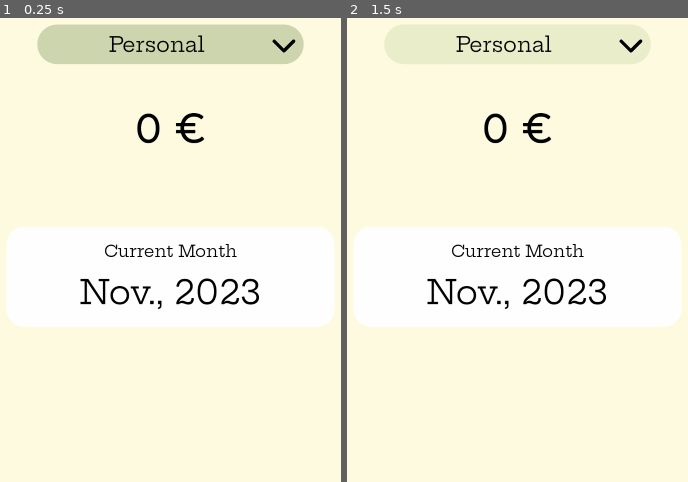
Above: before the commit, frames 1-2 (left to right).
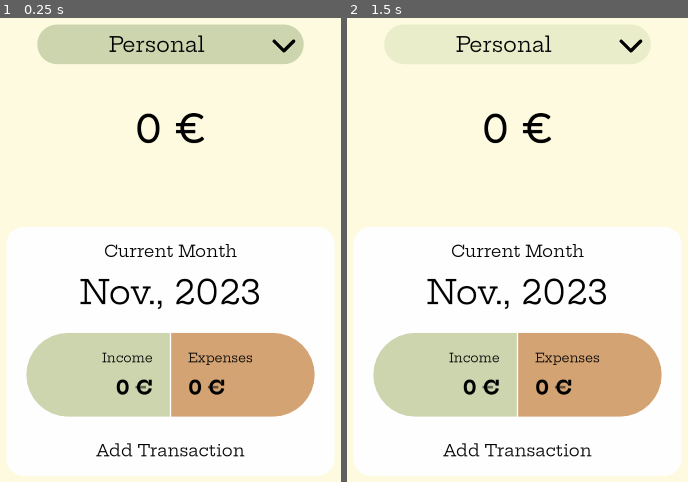
Above: after the commit, the same moments.

Repository: passiflora-brumaria/minotaur-money
Game: Godot game, scene res://ui/base_ui/base_ui.tscn
Same seed, same stepped clock (60 frames per second), same inputs: the game is played once before the commit and once after it.
Inputs:
- Up to frame 1 (0.25 s): no input
- Up to frame 2 (1.5 s): click "Personal" at 0.5 s; click "Personal" at 1.25 s

The runs differ from the first frame. In frame 1, 30% of the frame differs, in the area x 2-98%, y 64-99%; in frame 2, 30%.
Error after the commit: Parse Error: Could not find type "FontAwesome" in the current scope. (res://ui/components/category_display/category_display.gd:28)

Commit message:
Categorty Displays Added to Home Page.

Diff:
--- a/i18n/i18n.csv
+++ b/i18n/i18n.csv
@@ -1,4 +1,5 @@
 keys,en,es,ca
+APP_NAME,Moneytaur,Huchatauro,Dinertaure
 DATADEFAULTS_CATEGORY_GROCERIES,Groceries,Compras de Casa,Compres de Casa
 DATADEFAULTS_CATEGORY_TRANSPORTATION,Transportation,Transporte,Transport
 DATADEFAULTS_CATEGORY_CHARITY,Charity,Donaciones,Donacions
@@ -20,3 +21,6 @@
 MONTH_11,November,Noviembre,Novembre
 MONTH_12,December,Diciembre,Desembre
 CURRENT_MONTH_TITLE,Current Month,Mes Actual,Mes Actual
+MONTH_INCOME,Income,Ganancias,Guanys
+MONTH_EXPENSES,Expenses,Gastos,Despeses
+ADD_TRANSACTION_TITLE,Add Transaction,Añadir Transacción,Afegir Transacció
--- a/project.godot
+++ b/project.godot
@@ -13,6 +13,10 @@
 config/name="Minotaur Money"
 run/main_scene="uid://blvi2pwe0a4i7"
 config/features=PackedStringArray("4.5", "GL Compatibility")
+boot_splash/bg_color=Color(0.99607843, 0.98039216, 0.8784314, 1)
+boot_splash/fullsize=false
+boot_splash/use_filter=false
+boot_splash/image="uid://jh27yx00dykr"
 config/icon="uid://jh27yx00dykr"
 
 [autoload]
--- a/system/account.gd
+++ b/system/account.gd
@@ -13,11 +13,23 @@
 ## Transaction categories which represent negative increments in money.
 @export var expense_categories: Array[TransactionCategory] = []
 
+## Gets the value of the income for this account between two dates, inclusive. Leave a limit date as null as to not limit the query on that end.
+func get_income (query_beginning: Date, query_ending: Date) -> Decimal:
+	var sum: Decimal = Decimal.construct(0,[],false)
+	for ic in income_categories:
+		sum = Decimal.add([sum,ic.get_value(query_beginning,query_ending)])
+	return sum
+
+## Gets the value of the accumulated expenses for this account between two dates, inclusive. Leave a limit date as null as to not limit the query on that end.
+func get_expense (query_beginning: Date, query_ending: Date) -> Decimal:
+	var sum: Decimal = Decimal.construct(0,[],false)
+	for ec in expense_categories:
+		sum = Decimal.add([sum,ec.get_value(query_beginning,query_ending)])
+	return sum
+
 ## Returns the balance of this account.
 func get_balance (as_of: Date) -> Decimal:
-	var query = as_of.duplicate_deep(DEEP_DUPLICATE_ALL)
-	if query == null:
-		query = Date.now()
+	var query = as_of.duplicate_deep(DEEP_DUPLICATE_ALL) if (as_of != null) else Date.now()
 	var sum: Decimal = starting_balance.copy()
 	for ic in income_categories:
 		for t in ic.transactions:
--- a/system/date.gd
+++ b/system/date.gd
@@ -52,6 +52,65 @@
 func to_iso_string () -> String:
 	return str(year).pad_zeros(4) + "-" + str(month).pad_zeros(2) + "-" + str(day).pad_zeros(2)
 
+## Gets the last day of a given month.
+static func get_last_day_of_month (query_year: int, query_month: int) -> int:
+	if [1,3,5,7,8,10,12].find(query_month) >= 0:
+		return 31
+	elif [4,6,9,11].find(query_month) >= 0:
+		return 30
+	elif (query_year % 4) == 0:
+		return 29
+	else:
+		return 28
+
+## Adds one day to this day.
+func add_day () -> void:
+	day += 1
+	if day > get_last_day_of_month(year,month):
+		day = 1
+		month += 1
+		if month > 12:
+			month = 1
+			year += 1
+
+## Sets this date back by one day.
+func remove_day () -> void:
+	day -= 1
+	if day <= 0:
+		month -= 1
+		if month <= 0:
+			year -= 1
+			month = 12
+		day = get_last_day_of_month(year,month)
+
+## Adds a positive number of days to this date. The number can be negative.
+func add_days (n_days: int) -> void:
+	if n_days > 0:
+		for i in range(abs(n_days)):
+			add_day()
+	else:
+		for i in range(abs(n_days)):
+			remove_day()
+
+## Adds a month to the current date.
+func add_month () -> void:
+	month += 1
+	if day > get_last_day_of_month(year,month):
+		day = get_last_day_of_month(year,month)
+
+## Adds a number of months to this date. The number van be negative.
+func add_months (n_months: int) -> void:
+	month += n_months
+	if month > 12:
+		year += (month - 1) / 12
+		month = ((month - 1) % 12) + 1
+	else:
+		while month < 1:
+			year -= 1
+			month += 12
+	if day > get_last_day_of_month(year,month):
+		day = get_last_day_of_month(year,month)
+
 ## Gets whether this date is prior to another.
 func is_prior_to (other: Date, or_equal: bool = false) -> bool:
 	if year == other.year:
@@ -68,3 +127,7 @@
 ## Gets whether this is the same date as another.
 func equals (other: Date) -> bool:
 	return (year == other.year) && (month == other.month) && (day == other.day)
+
+## Gets a copy of this date.
+func copy () -> Date:
+	return duplicate_deep(DEEP_DUPLICATE_ALL)
--- a/system/reocurring_transaction.gd
+++ b/system/reocurring_transaction.gd
@@ -18,3 +18,25 @@
 
 ## Date of ending of the reocurrence. Null if it's to go forever.
 @export var ending: Date
+
+## First ocurrence of this transaction which hasn't been instantiated in the timeline yet.
+@export var next_application: Date
+
+func _move_application () -> void:
+	match timescale:
+		Timeframe.WEEK:
+			next_application.add_days(7)
+		Timeframe.MONTH:
+			next_application.add_month()
+		Timeframe.YEAR:
+			next_application.add_months(12)
+
+## Creates the next apprearences up to a certain date of this transaction. This will move the needle of application of this reocurrence (see [ReocurringCategory.next_application]).
+func create_appearences (up_to: Date) -> Array[Transaction]:
+	var appearences: Array[Transaction] = []
+	while next_application.is_prior_to(up_to,true):
+		var instance: Transaction = blueprint.copy()
+		instance.date = next_application
+		appearences.push_back(instance)
+		_move_application()
+	return appearences
--- a/system/transaction.gd
+++ b/system/transaction.gd
@@ -9,3 +9,7 @@
 
 ## Date at which the transaction occurred.
 @export var date: Date
+
+## Gets a copy of this transaction.
+func copy () -> Transaction:
+	return duplicate_deep(Resource.DEEP_DUPLICATE_ALL)
--- a/system/transaction_category.gd
+++ b/system/transaction_category.gd
@@ -23,6 +23,15 @@
 	else:
 		return Error.FAILED
 
+## Gets the value accrued on this category between two points in time, inclusive. Leave a query limit null to not limit the checked timespan in its end.
+func get_value (query_beginning: Date, query_ending: Date) -> Decimal:
+	var sum: Decimal = Decimal.construct(0,[],false)
+	for t in transactions:
+		if (query_beginning == null) || query_beginning.is_prior_to(t.date,true):
+			if (query_ending == null) || t.date.is_prior_to(query_ending,true):
+				sum = Decimal.add([sum,t.value.get_absolute_value()])
+	return sum
+
 ## Gets a list of available category icons.
 static func get_available_icons () -> Array[String]:
 	return [
--- /dev/null
+++ b/ui/components/category_display/category_display.gd
@@ -0,0 +1,38 @@
+extends MarginContainer
+
+## Category being represented.
+@export var _category: TransactionCategory
+
+## Beginning date of query for the value of the category.
+@export var _beginning_date: Date
+
+## Ending date of query for the value of the category.
+@export var _ending_date: Date
+
+## Colour representing the category.
+@export var _category_colour: Color
+
+## Background colour of where the category will be displayed.
+@export var _background_colour: Color
+
+## Sets the model data for this scene.
+func set_data (category: TransactionCategory, beginning_date: Date, ending_date: Date, category_colour: Color, background_colour: Color) -> void:
+	_category = category
+	_beginning_date = beginning_date
+	_ending_date = ending_date
+	_category_colour = category_colour
+	_background_colour = background_colour
+
+@onready var _title: Label = $"./CategoryStack/CategoryTitle"
+@onready var _panel: PanelContainer = $"./CategoryStack/IconPanelCenterer/CategoryIconPanel"
+@onready var _icon: FontAwesome = $"./CategoryStack/IconPanelCenterer/CategoryIconPanel/CategoryIconCenterer/FontAwesome"
+@onready var _value: Label = $"./CategoryStack/Value"
+
+func _ready () -> void:
+	_title.text = _category.name
+	_panel.add_theme_stylebox_override("panel",_panel.get_theme_stylebox("panel").duplicate_deep(Resource.DEEP_DUPLICATE_ALL))
+	_panel.get_theme_stylebox("panel").set("bg_color",_category_colour)
+	_icon.icon_name = _category.get_icon()
+	_icon.add_theme_color_override("font_color",_background_colour)
+	_value.text = _category.get_value(_beginning_date,_ending_date).to_string() + " €"
+	_value.add_theme_color_override("font_color",_category_colour)
--- /dev/null
+++ b/ui/components/category_display/category_display.tscn
@@ -0,0 +1,91 @@
+[gd_scene load_steps=11 format=3 uid="uid://3374gqlldcdd"]
+
+[ext_resource type="FontFile" uid="uid://fupb1gof1t0f" path="res://addons/fontawesome/fonts/fa-solid-900.woff2" id="1_fjnh4"]
+[ext_resource type="FontFile" uid="uid://ikpk0y12oeif" path="res://themes/normal_regular.ttf" id="1_iwp8r"]
+[ext_resource type="Script" uid="uid://lae2n1mlgbwj" path="res://ui/components/category_display/category_display.gd" id="1_kfigc"]
+[ext_resource type="Script" uid="uid://mpnoxbxbwvk4" path="res://addons/fontawesome/FontAwesome.gd" id="2_e0tgm"]
+[ext_resource type="Script" uid="uid://coh8ytklcqd2k" path="res://system/reocurring_transaction.gd" id="2_ils17"]
+[ext_resource type="Script" uid="uid://dwpyqy0hq2ylq" path="res://system/transaction_category.gd" id="3_h7ti6"]
+[ext_resource type="Script" uid="uid://d0sa2ffb7xjx7" path="res://system/transaction.gd" id="4_dbjd5"]
+[ext_resource type="FontFile" uid="uid://8j3w1e1gsnrl" path="res://themes/normal_bold.ttf" id="4_kfigc"]
+
+[sub_resource type="Resource" id="Resource_m8bvo"]
+script = ExtResource("3_h7ti6")
+name = "OwO"
+_icon_name = "dice-d20"
+metadata/_custom_type_script = "uid://dwpyqy0hq2ylq"
+
+[sub_resource type="StyleBoxFlat" id="StyleBoxFlat_iwp8r"]
+bg_color = Color(0.99607843, 0.98039216, 0.8784314, 1)
+corner_radius_top_left = 500
+corner_radius_top_right = 500
+corner_radius_bottom_right = 500
+corner_radius_bottom_left = 500
+
+[node name="CategoryDisplay" type="MarginContainer"]
+offset_right = 40.0
+offset_bottom = 40.0
+theme_override_constants/margin_left = 20
+theme_override_constants/margin_top = 20
+theme_override_constants/margin_right = 20
+theme_override_constants/margin_bottom = 20
+script = ExtResource("1_kfigc")
+_category = SubResource("Resource_m8bvo")
+_category_colour = Color(0.48660433, 0.0005703494, 0.5777799, 1)
+_background_colour = Color(1, 1, 1, 1)
+
+[node name="CategoryStack" type="VBoxContainer" parent="."]
+layout_mode = 2
+
+[node name="CategoryTitle" type="Label" parent="CategoryStack"]
+custom_minimum_size = Vector2(175, 80)
+layout_mode = 2
+theme_override_fonts/font = ExtResource("1_iwp8r")
+theme_override_font_sizes/font_size = 28
+text = "Ayuwoki rerere owo"
+horizontal_alignment = 1
+autowrap_mode = 2
+clip_text = true
+
+[node name="IconMarginTop" type="MarginContainer" parent="CategoryStack"]
+layout_mode = 2
+theme_override_constants/margin_top = 20
+
+[node name="IconPanelCenterer" type="CenterContainer" parent="CategoryStack"]
+layout_mode = 2
+
+[node name="CategoryIconPanel" type="PanelContainer" parent="CategoryStack/IconPanelCenterer"]
+custom_minimum_size = Vector2(100, 100)
+layout_mode = 2
+theme_override_styles/panel = SubResource("StyleBoxFlat_iwp8r")
+
+[node name="CategoryIconCenterer" type="CenterContainer" parent="CategoryStack/IconPanelCenterer/CategoryIconPanel"]
+layout_mode = 2
+
+[node name="FontAwesome" type="Label" parent="CategoryStack/IconPanelCenterer/CategoryIconPanel/CategoryIconCenterer"]
+auto_translate_mode = 2
+layout_mode = 2
+localize_numeral_system = false
+theme_override_fonts/font = ExtResource("1_fjnh4")
+theme_override_font_sizes/font_size = 64
+text = ""
+horizontal_alignment = 1
+vertical_alignment = 1
+script = ExtResource("2_e0tgm")
+icon_size = 64
+icon_name = "transgender"
+metadata/_custom_type_script = "uid://mpnoxbxbwvk4"
+
+[node name="IconMarginBottom" type="MarginContainer" parent="CategoryStack"]
+layout_mode = 2
+theme_override_constants/margin_top = 20
+
+[node name="Value" type="Label" parent="CategoryStack"]
+custom_minimum_size = Vector2(175, 60)
+layout_mode = 2
+theme_override_fonts/font = ExtResource("4_kfigc")
+theme_override_font_sizes/font_size = 24
+text = "60.51 €"
+horizontal_alignment = 1
+vertical_alignment = 1
+clip_text = true
--- a/ui/pages/home_page/home_page.gd
+++ b/ui/pages/home_page/home_page.gd
@@ -6,9 +6,19 @@
 ## Date of visit.
 @export var _date_of_viewing: Date
 
+## Sets the data to display on this page.
+func set_data (account: Account, date_of_viewing: Date) -> void:
+	_account = account
+	_date_of_viewing = date_of_viewing
+
+@onready var _category_view_scene: PackedScene = preload("res://ui/components/category_display/category_display.tscn")
+
 @onready var _account_select: Button = $"./Stack/AccountSelectPadding/AccountSelection"
 @onready var _balance: Label = $"./Stack/CurrentBalancePadding/CurrentBalance"
 @onready var _month: Label = $"./Stack/MonthSummaryMargin/MonthSummary/MonthSummaryPadding/MonthSummaryStack/CurrentMonth"
+@onready var _monthly_income: Label = $"./Stack/MonthSummaryMargin/MonthSummary/MonthSummaryPadding/MonthSummaryStack/MonthBalance/MonthIcome/MonthIncomePadding/Row/Column/Amount"
+@onready var _monthly_expense: Label = $"./Stack/MonthSummaryMargin/MonthSummary/MonthSummaryPadding/MonthSummaryStack/MonthBalance/MonthExpenses/MonthIncomePadding/Row/Column/Amount"
+@onready var _category_grid: GridContainer = $"./Stack/MonthSummaryMargin/MonthSummary/MonthSummaryPadding/MonthSummaryStack/CategoryGrid"
 
 func _on_account_select () -> void:
 	pass # TODO. Implement.
@@ -34,6 +44,20 @@
 	if len(_month.text) > 5:
 		_month.text = _month.text.substr(0,3) + "."
 	_month.text += ", " + str(_date_of_viewing.year)
+	var query_b: Date = _date_of_viewing.copy()
+	query_b.day = 1
+	var query_e: Date = _date_of_viewing.copy()
+	query_e.day = Date.get_last_day_of_month(query_e.year,query_e.month)
+	_monthly_income.text = _account.get_income(query_b,query_e).to_string() + " €"
+	_monthly_expense.text = _account.get_expense(query_b,query_e).to_string() + " €"
+	for ic in _account.income_categories:
+		var cdisplay := _category_view_scene.instantiate()
+		cdisplay.set_data(ic,query_b,query_e,Color.from_string("#CCD5AE",Color.ALICE_BLUE),Color.from_string("#fefefe",Color.RED))
+		_category_grid.add_child(cdisplay)
+	for ec in _account.expense_categories:
+		var cdisplay := _category_view_scene.instantiate()
+		cdisplay.set_data(ec,query_b,query_e,Color.from_string("#D4A373",Color.ALICE_BLUE),Color.from_string("#fefefe",Color.RED))
+		_category_grid.add_child(cdisplay)
 
 func _exit_tree () -> void:
 	_account_select.pressed.disconnect(_on_account_select)
--- a/ui/pages/home_page/home_page.tscn
+++ b/ui/pages/home_page/home_page.tscn
@@ -1,9 +1,10 @@
-[gd_scene load_steps=6 format=3 uid="uid://cgkrpm68b2ule"]
+[gd_scene load_steps=9 format=3 uid="uid://cgkrpm68b2ule"]
 
 [ext_resource type="Script" uid="uid://dn11tc8bj44gr" path="res://ui/pages/home_page/home_page.gd" id="1_hsy1c"]
 [ext_resource type="PackedScene" uid="uid://gmbik3cjmntn" path="res://ui/components/solid_button/solid_button.tscn" id="2_6js20"]
 [ext_resource type="Texture2D" uid="uid://2iwcqsdgjv83" path="res://icons/chevron-down-solid.svg" id="3_0jqb6"]
 [ext_resource type="FontFile" uid="uid://cq8smpmg7jsjj" path="res://themes/heading.ttf" id="4_2d0r1"]
+[ext_resource type="FontFile" uid="uid://8j3w1e1gsnrl" path="res://themes/normal_bold.ttf" id="5_pfqo7"]
 
 [sub_resource type="StyleBoxFlat" id="StyleBoxFlat_2d0r1"]
 bg_color = Color(0.99607843, 0.99607843, 0.99607843, 1)
@@ -11,6 +12,16 @@
 corner_radius_top_right = 50
 corner_radius_bottom_right = 50
 corner_radius_bottom_left = 50
+
+[sub_resource type="StyleBoxFlat" id="StyleBoxFlat_pfqo7"]
+bg_color = Color(0.8, 0.8352941, 0.68235296, 1)
+corner_radius_top_left = 400
+corner_radius_bottom_left = 400
+
+[sub_resource type="StyleBoxFlat" id="StyleBoxFlat_ut67i"]
+bg_color = Color(0.83137256, 0.6392157, 0.4509804, 1)
+corner_radius_top_right = 400
+corner_radius_bottom_right = 400
 
 [node name="HomePage" type="ScrollContainer"]
 anchors_preset = 15
@@ -89,3 +100,105 @@
 text = "February, 2027"
 horizontal_alignment = 1
 clip_text = true
+
+[node name="MonthSeparator" type="MarginContainer" parent="Stack/MonthSummaryMargin/MonthSummary/MonthSummaryPadding/MonthSummaryStack"]
+layout_mode = 2
+theme_override_constants/margin_top = 50
+
+[node name="MonthBalance" type="HBoxContainer" parent="Stack/MonthSummaryMargin/MonthSummary/MonthSummaryPadding/MonthSummaryStack"]
+layout_mode = 2
+alignment = 1
+
+[node name="MonthIcome" type="PanelContainer" parent="Stack/MonthSummaryMargin/MonthSummary/MonthSummaryPadding/MonthSummaryStack/MonthBalance"]
+custom_minimum_size = Vector2(420, 0)
+layout_mode = 2
+theme_override_styles/panel = SubResource("StyleBoxFlat_pfqo7")
+
+[node name="MonthIncomePadding" type="MarginContainer" parent="Stack/MonthSummaryMargin/MonthSummary/MonthSummaryPadding/MonthSummaryStack/MonthBalance/MonthIcome"]
+layout_mode = 2
+theme_override_constants/margin_left = 50
+theme_override_constants/margin_top = 50
+theme_override_constants/margin_right = 50
+theme_override_constants/margin_bottom = 50
+
+[node name="Row" type="HBoxContainer" parent="Stack/MonthSummaryMargin/MonthSummary/MonthSummaryPadding/MonthSummaryStack/MonthBalance/MonthIcome/MonthIncomePadding"]
+layout_mode = 2
+alignment = 2
+
+[node name="Column" type="VBoxContainer" parent="Stack/MonthSummaryMargin/MonthSummary/MonthSummaryPadding/MonthSummaryStack/MonthBalance/MonthIcome/MonthIncomePadding/Row"]
+custom_minimum_size = Vector2(300, 0)
+layout_mode = 2
+alignment = 1
+
+[node name="Title" type="Label" parent="Stack/MonthSummaryMargin/MonthSummary/MonthSummaryPadding/MonthSummaryStack/MonthBalance/MonthIcome/MonthIncomePadding/Row/Column"]
+layout_mode = 2
+theme_override_font_sizes/font_size = 36
+text = "MONTH_INCOME"
+horizontal_alignment = 2
+clip_text = true
+
+[node name="MarginContainer" type="MarginContainer" parent="Stack/MonthSummaryMargin/MonthSummary/MonthSummaryPadding/MonthSummaryStack/MonthBalance/MonthIcome/MonthIncomePadding/Row/Column"]
+layout_mode = 2
+theme_override_constants/margin_top = 20
+
+[node name="Amount" type="Label" parent="Stack/MonthSummaryMargin/MonthSummary/MonthSummaryPadding/MonthSummaryStack/MonthBalance/MonthIcome/MonthIncomePadding/Row/Column"]
+layout_mode = 2
+theme_override_fonts/font = ExtResource("5_pfqo7")
+theme_override_font_sizes/font_size = 56
+text = "12345.67"
+horizontal_alignment = 2
+vertical_alignment = 2
+clip_text = true
+
+[node name="MonthExpenses" type="PanelContainer" parent="Stack/MonthSummaryMargin/MonthSummary/MonthSummaryPadding/MonthSummaryStack/MonthBalance"]
+custom_minimum_size = Vector2(420, 0)
+layout_mode = 2
+theme_override_styles/panel = SubResource("StyleBoxFlat_ut67i")
+
+[node name="MonthIncomePadding" type="MarginContainer" parent="Stack/MonthSummaryMargin/MonthSummary/MonthSummaryPadding/MonthSummaryStack/MonthBalance/MonthExpenses"]
+layout_mode = 2
+theme_override_constants/margin_left = 50
+theme_override_constants/margin_top = 50
+theme_override_constants/margin_right = 50
+theme_override_constants/margin_bottom = 50
+
+[node name="Row" type="HBoxContainer" parent="Stack/MonthSummaryMargin/MonthSummary/MonthSummaryPadding/MonthSummaryStack/MonthBalance/MonthExpenses/MonthIncomePadding"]
+layout_mode = 2
+
+[node name="Column" type="VBoxContainer" parent="Stack/MonthSummaryMargin/MonthSummary/MonthSummaryPadding/MonthSummaryStack/MonthBalance/MonthExpenses/MonthIncomePadding/Row"]
+custom_minimum_size = Vector2(300, 0)
+layout_mode = 2
+alignment = 1
+
+[node name="Title" type="Label" parent="Stack/MonthSummaryMargin/MonthSummary/MonthSummaryPadding/MonthSummaryStack/MonthBalance/MonthExpenses/MonthIncomePadding/Row/Column"]
+layout_mode = 2
+theme_override_font_sizes/font_size = 36
+text = "MONTH_EXPENSES"
+clip_text = true
+
+[node name="MarginContainer" type="MarginContainer" parent="Stack/MonthSummaryMargin/MonthSummary/MonthSummaryPadding/MonthSummaryStack/MonthBalance/MonthExpenses/MonthIncomePadding/Row/Column"]
+layout_mode = 2
+theme_override_constants/margin_top = 20
+
+[node name="Amount" type="Label" parent="Stack/MonthSummaryMargin/MonthSummary/MonthSummaryPadding/MonthSummaryStack/MonthBalance/MonthExpenses/MonthIncomePadding/Row/Column"]
+layout_mode = 2
+theme_override_fonts/font = ExtResource("5_pfqo7")
+theme_override_font_sizes/font_size = 56
+text = "12345.67"
+vertical_alignment = 2
+clip_text = true
+
+[node name="BalanceMargin" type="MarginContainer" parent="Stack/MonthSummaryMargin/MonthSummary/MonthSummaryPadding/MonthSummaryStack"]
+layout_mode = 2
+theme_override_constants/margin_bottom = 60
+
+[node name="AddTrTitle" type="Label" parent="Stack/MonthSummaryMargin/MonthSummary/MonthSummaryPadding/MonthSummaryStack"]
+layout_mode = 2
+theme_override_font_sizes/font_size = 48
+text = "ADD_TRANSACTION_TITLE"
+horizontal_alignment = 1
+clip_text = true
+
+[node name="CategoryGrid" type="GridContainer" parent="Stack/MonthSummaryMargin/MonthSummary/MonthSummaryPadding/MonthSummaryStack"]
+layout_mode = 2
+columns = 4
Not shown, changed: export_presets.cfg
Binary file changed: i18n/i18n.ca.translation
Binary file changed: i18n/i18n.en.translation
Binary file changed: i18n/i18n.es.translation
Not shown, added: ui/components/category_display/category_display.gd.uid
Not shown, added: Minotaur Money.apk
Not shown, added: Minotaur Money.apk.idsig
Not shown, removed: i18n/.~lock.i18n.csv#
